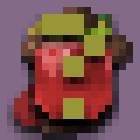
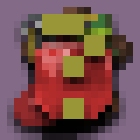
The second 140x140 image is a revision of the first. Changes to its layers:
moved "Chili.png" into group "Consumables" over [14, 14, 119, 126]
added group "Key Items" with 2 layers above "Junk" over [21, 14, 119, 126]
added layer "Battery.png" in group "Key Items" over [35, 14, 105, 126]
added layer "Lockpick.png" in group "Key Items" over [21, 14, 119, 119]
renamed "Throwables" to "Junk", moved it above "Trinkets" over [14, 14, 119, 126]
